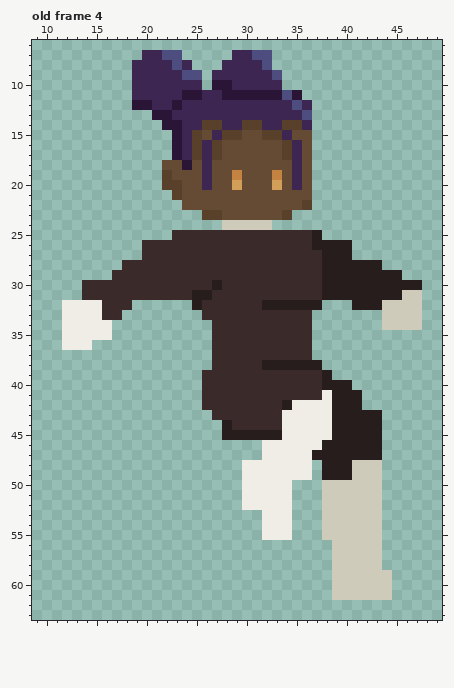
Two states of a animated GIF sprite, Game Design/Game Assets/Personagens/Protagonista/Bellatrix - pulo/pulo.gif. The picture above is the old version.
The file is 64x64 pixels, 5 frames. Shown: old frame 4: x 9..49, y 6..63. The commit also changed other frames, which this record leaves out.
The same view after the edit:
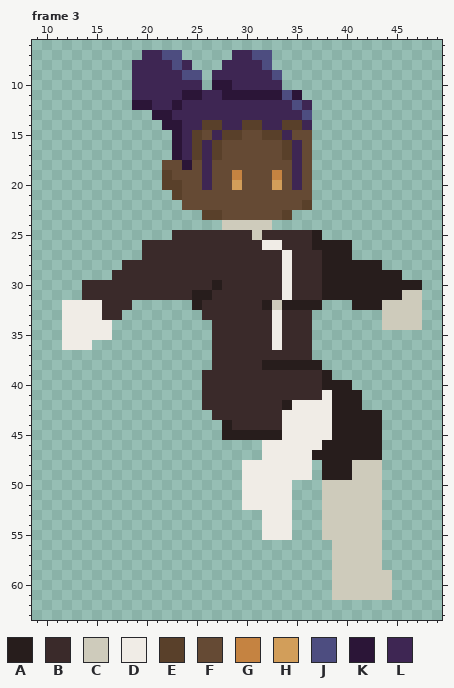
Palette (. is transparent): A #271d1c  B #3a2a2a  C #cecbbb  D #f0ece6  E #59402a  F #654a34  G #c58341  H #d29e5a  J #4d4d80  K #2b1537  L #3e2653
A new or re-ordered frame is compared with the old frame closest to it.
From old to new:
frames re-ordered
Frame 3 against old frame 4:
y 25: x 31 B -> C
y 26: x 32..33 BB -> DD
y 27..31: x 34 B -> D
y 32: x 33 A -> C
y 33..36: x 33 B -> D
Pixel boxes of the changes (left, top, right, bottom) in both pictures:
changed: (252, 230, 292, 350)
